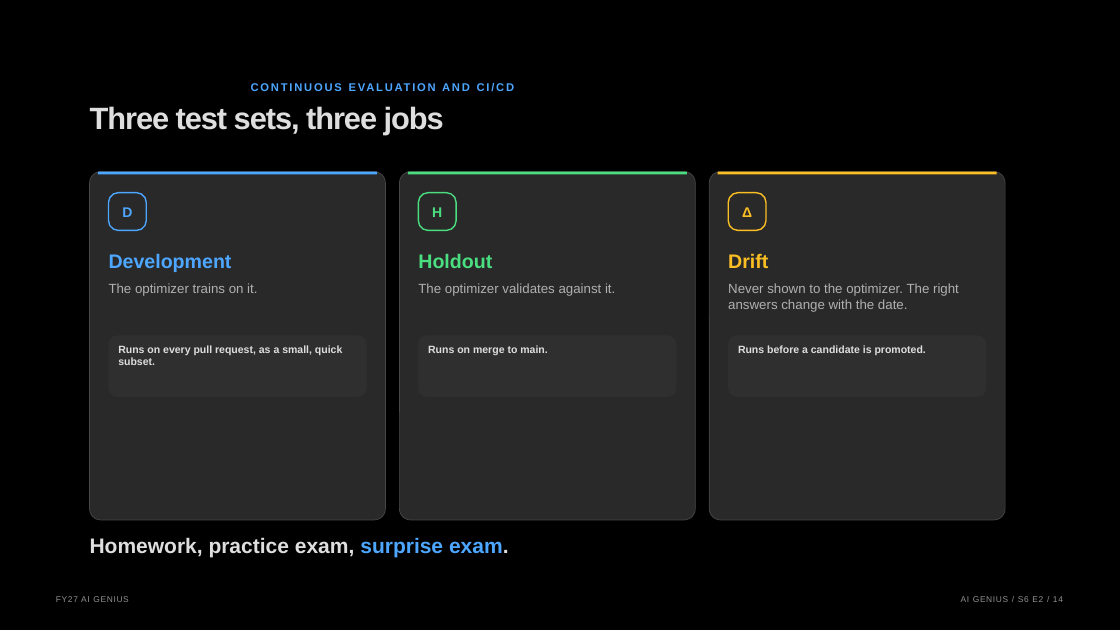
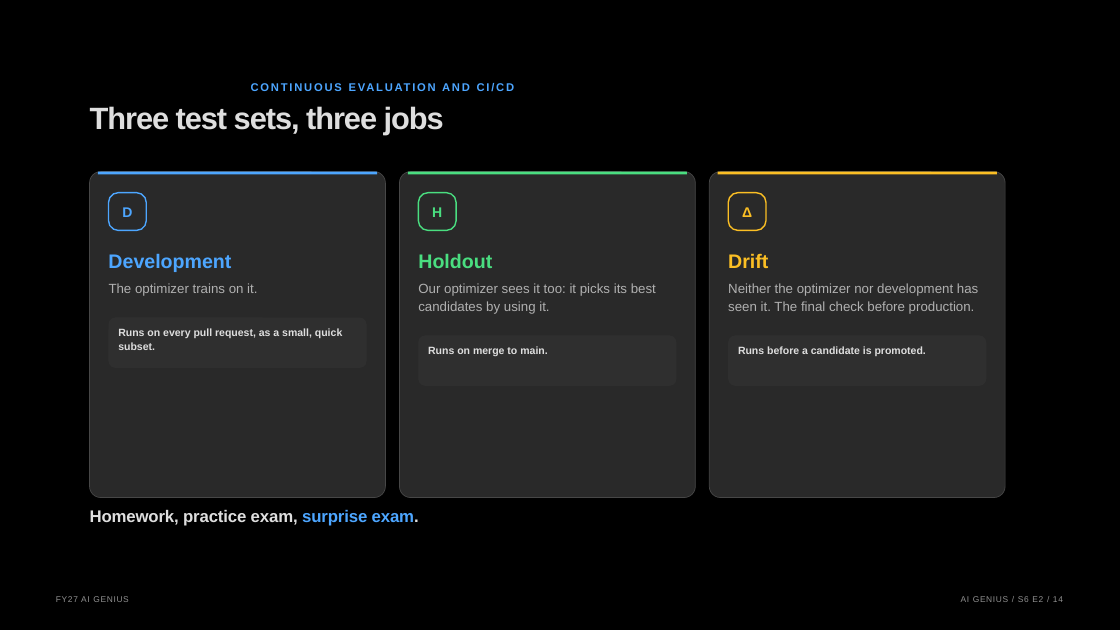
Before and after one commit to graemefoster/FoundryEvalsAndObservability, a slide deck: slide 14 of presentation/presentation.pptx. Drawn at 1120x630 pixels with LibreOffice and Linux fonts; fonts in the diff are those of the drawing; background and template pictures are left out. Boxes give left, top, right and bottom in pixels: in the first picture for what was removed or moved away, otherwise in the second. Text is boxed around its words. In the diff, an @@ line names an element or a change of style, - is before the commit and + after.

```diff
--- a/presentation/presentation.pptx
+++ b/presentation/presentation.pptx
@@ rounded rectangle: place and size @@
-rounded rectangle at (90, 171, 386, 520)
+rounded rectangle at (90, 171, 386, 497)
@@ rounded rectangle: place and size @@
-rounded rectangle at (400, 171, 696, 520)
+rounded rectangle at (400, 171, 696, 497)
@@ rounded rectangle: place and size @@
-rounded rectangle at (709, 171, 1005, 520)
+rounded rectangle at (709, 171, 1005, 497)
@@ vertical alignment top to middle in 4 elements at (118, 328, 342, 338), (109, 283, 257, 296), (428, 346, 547, 356), (418, 283, 656, 296) @@
@@ text at (418, 283, 656, 296): text changed @@
-The optimizer validates against it.
+Our optimizer sees it too: it picks its best
@@ text removed at (728, 283, 959, 312) @@
-Never shown to the optimizer. The right answers change with the date.
@@ text added at (728, 283, 978, 296), 11.4 pt, text #B0B0B0 @@
+Neither the optimizer nor development has
@@ rounded rectangle: place and size @@
-rounded rectangle at (108, 335, 366, 397)
+rounded rectangle at (108, 318, 366, 368)
@@ text at (118, 328, 342, 338): text changed @@
-Runs on every pull request, as a small, quick subset.
+Runs on every pull request, as a small, quick
@@ text added at (418, 301, 549, 314), 11.4 pt, text #B0B0B0 @@
+candidates by using it.
@@ text added at (728, 301, 975, 314), 11.4 pt, text #B0B0B0 @@
+seen it. The final check before production.
@@ text added at (118, 342, 155, 350), 9 pt, text #DEDEDE, bold @@
+subset.
@@ rounded rectangle: place and size @@
-rounded rectangle at (418, 335, 676, 397)
+rounded rectangle at (418, 335, 676, 386)
@@ text "Homework, practice exam, surprise exam.": place and size @@
-text "Homework, practice exam, surprise exam." at (90, 537, 509, 558)
+text "Homework, practice exam, surprise exam." at (90, 509, 419, 526)
@@ text "Homework, practice exam, surprise exam." at (90, 509, 419, 526): size 18 to 14.4 pt, letter spacing 0 to -0.1 pt; vertical alignment top to middle @@
```
Also in this commit, not shown: 16 other slides changed, 8 slides added, 2 slides removed, 36 other files.
